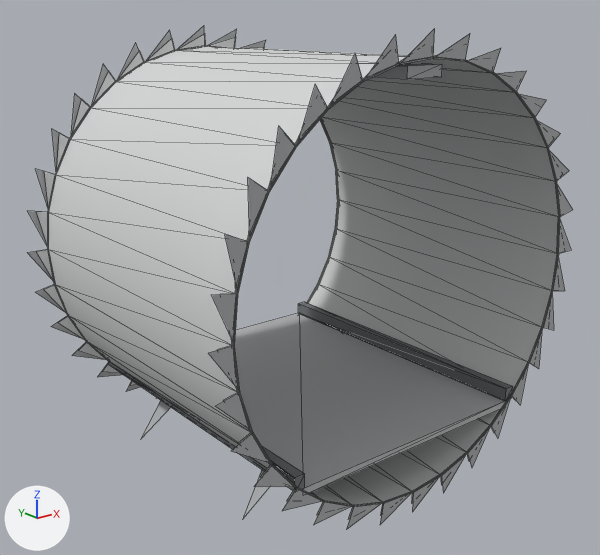
The glTF model models/kit/habSeg_steel_meshin.glb: old version first, new version second.
The view is the same before and after, from a 50 mm lens placed at (-3.03, -3.78, 3.0), pointed at (-0.03, -0.03, 1.5). The lights are fixed; the arrows at lower left show +X, +Y and +Z. The older version comes first. Mesh edges are drawn as thin lines. Vertices at exactly the same position are counted once.

Before the edit, the objects in view are built like this:
```python
me_base = bpy.data.meshes.new('base')
me_base.from_pydata(...)  # 516 vertices, 388 faces; spans x -1.3..1.3, y -1.0..1.0, z 0.35..2.95
# faces by material slot: [256, 132]
me_base.materials.append(mat_clad)
me_base.materials.append(mat_steel)
ob_habseg_steel_meshin = bpy.data.objects.new('habSeg_steel_meshin', me_base)
ob_habseg_steel_meshin.location = (0.0, 0.0, 0.0)
```
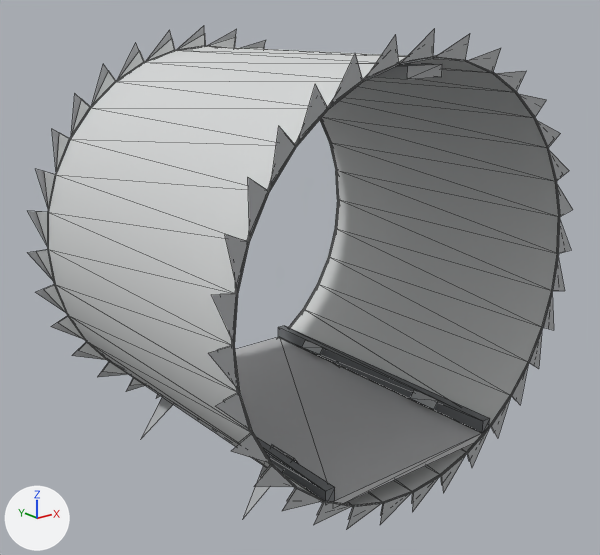
Changed parts and their boxes [x1, y1, x2, y2] in the pictures (600 x 555 px; the box of a moved part takes in the faces that stretch with it):
part 1 of me_base, moved or reshaped
    before: [234, 313, 506, 493]
    after: [235, 337, 483, 504]
part 2 of me_base, moved or reshaped
    before: [108, 361, 305, 491]
    after: [256, 437, 335, 502]
part 3 of me_base, moved or reshaped
    before: [298, 302, 513, 401]
    after: [278, 326, 490, 433]

The change in detail:
me_base has 516 vertices, 388 faces and spans x -1.3..1.3, y -1.0..1.0, z 0.35..2.95.
me_base is used by ob_habseg_steel_meshin; location (0.0, 0.0, 0.0).
me_base part 1: the loose piece of 8 vertices spanning x -0.78..0.78, y -1.0..1.0, z 0.76..0.8 is scaled about its middle by (0.749, 1, 1), then moved by (0.0, 0.0, -0.15).
me_base part 2: the loose piece of 8 vertices spanning x -0.83..-0.77, y -1.0..1.0, z 0.8..0.88 is moved by (0.2, 0.0, -0.15).
me_base part 3: the loose piece of 8 vertices spanning x 0.77..0.83, y -1.0..1.0, z 0.8..0.88 is moved by (-0.2, 0.0, -0.15).
